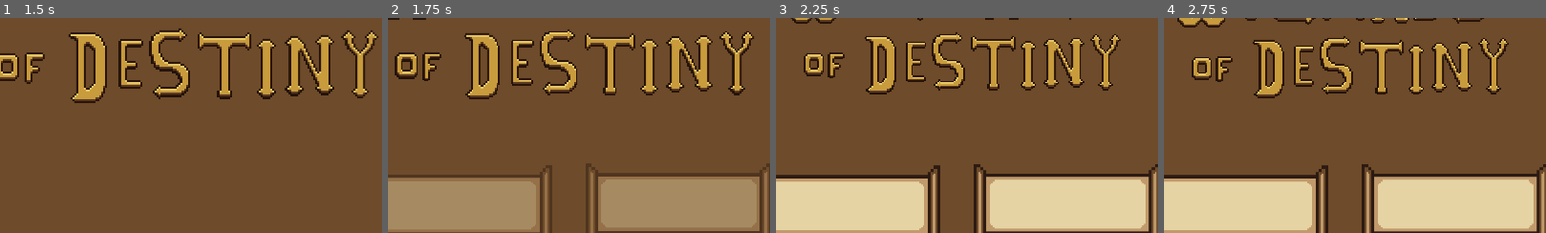
Above: before the commit, frames 1-4 (left to right).
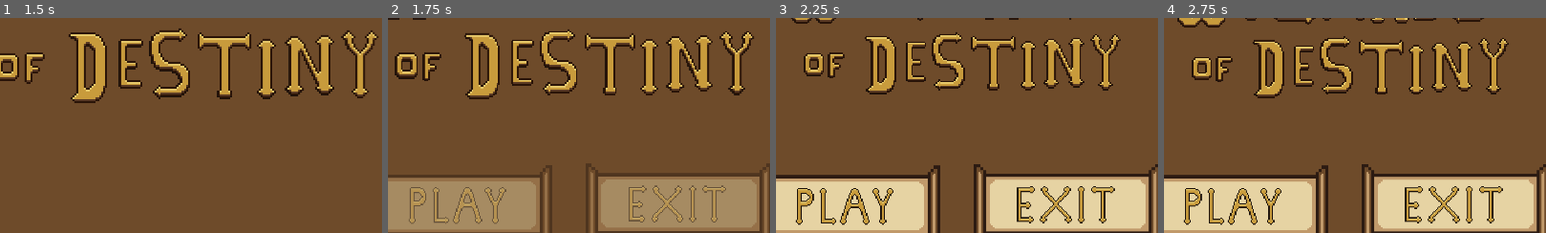
Above: after the commit, the same moments.

Repository: Dominic-Webster/wizards-of-destiny-godot
Game: Godot game, scene res://scenes/title screen/title_page.tscn
The game is run twice, just before and just after one commit, with the same random seed, the same clock (stepped at 60 frames per second) and the same inputs. The project has no main scene, so this scene is started directly.
Inputs (mouse positions are % of the whole screen's width and height, from its top left; square brackets give the same spot before the commit, where the layout moved):
- Up to frame 1 (1.5 s): no input
- Up to frame 2 (1.75 s): no input
- Up to frame 3 (2.25 s): click (36, 78) [65, 77] at 2 s
- Up to frame 4 (2.75 s): no input
The pictures show only the part of the screen within x 27-77%, y 34-84%; the shares and areas given below are measured in that part.

Frame 1 is identical in both runs. In frame 2, 1.4% of the frame differs, in the area x 5-89%, y 77-96%; in frame 3, 3.2%, in the area x 5-89%, y 78-97%; in frame 4, 3.2%.

Commit message:
added button text

Diff:
--- a/scenes/title screen/title_page.tscn
+++ b/scenes/title screen/title_page.tscn
@@ -4,6 +4,8 @@
 [ext_resource type="Texture2D" uid="uid://clfvlxiest5qe" path="res://scenes/title screen/Title_Screen_Backdrop.png" id="2_g7q6h"]
 [ext_resource type="Texture2D" uid="uid://cfd6li58h3ekt" path="res://scenes/title screen/Title_Screen_Text.png" id="3_i8kf4"]
 [ext_resource type="Texture2D" uid="uid://brm2o0wmqmu4l" path="res://scenes/title screen/Title_Screen_Button.png" id="4_t6qk7"]
+[ext_resource type="Texture2D" uid="uid://dngv2hxttmlq8" path="res://scenes/title screen/Title_Screen_Play.png" id="5_g7q6h"]
+[ext_resource type="Texture2D" uid="uid://b5s8mj7g2x8an" path="res://scenes/title screen/Title_Screen_Exit.png" id="5_i8kf4"]
 
 [sub_resource type="Animation" id="Animation_v1xft"]
 length = 0.001
@@ -250,7 +252,7 @@
 grow_horizontal = 2
 grow_vertical = 2
 
-[node name="Play" type="Button" parent="Buttons" unique_id=708629904]
+[node name="Exit" type="Button" parent="Buttons" unique_id=708629904]
 layout_mode = 0
 offset_left = 47.0
 offset_top = 186.0
@@ -260,7 +262,12 @@
 icon = ExtResource("4_t6qk7")
 flat = true
 
-[node name="Exit Game" type="Button" parent="Buttons" unique_id=1813044529]
+[node name="Sprite2D" type="Sprite2D" parent="Buttons/Exit" unique_id=1411816059]
+position = Vector2(120, 55)
+scale = Vector2(1.5, 1.5)
+texture = ExtResource("5_i8kf4")
+
+[node name="Play" type="Button" parent="Buttons" unique_id=1813044529]
 layout_mode = 1
 anchors_preset = 15
 anchor_right = 1.0
@@ -275,6 +282,11 @@
 icon = ExtResource("4_t6qk7")
 flat = true
 
+[node name="Sprite2D" type="Sprite2D" parent="Buttons/Play" unique_id=482112337]
+position = Vector2(120, 55)
+scale = Vector2(1.5, 1.5)
+texture = ExtResource("5_g7q6h")
+
 [node name="AnimationPlayer" type="AnimationPlayer" parent="." unique_id=1986724700]
 libraries/ = SubResource("AnimationLibrary_i8kf4")
 
Binary file added: scenes/title screen/Title_Screen_Exit.png
Not shown, added: scenes/title screen/Title_Screen_Exit.png.import
Binary file added: scenes/title screen/Title_Screen_Play.png
Not shown, added: scenes/title screen/Title_Screen_Play.png.import
